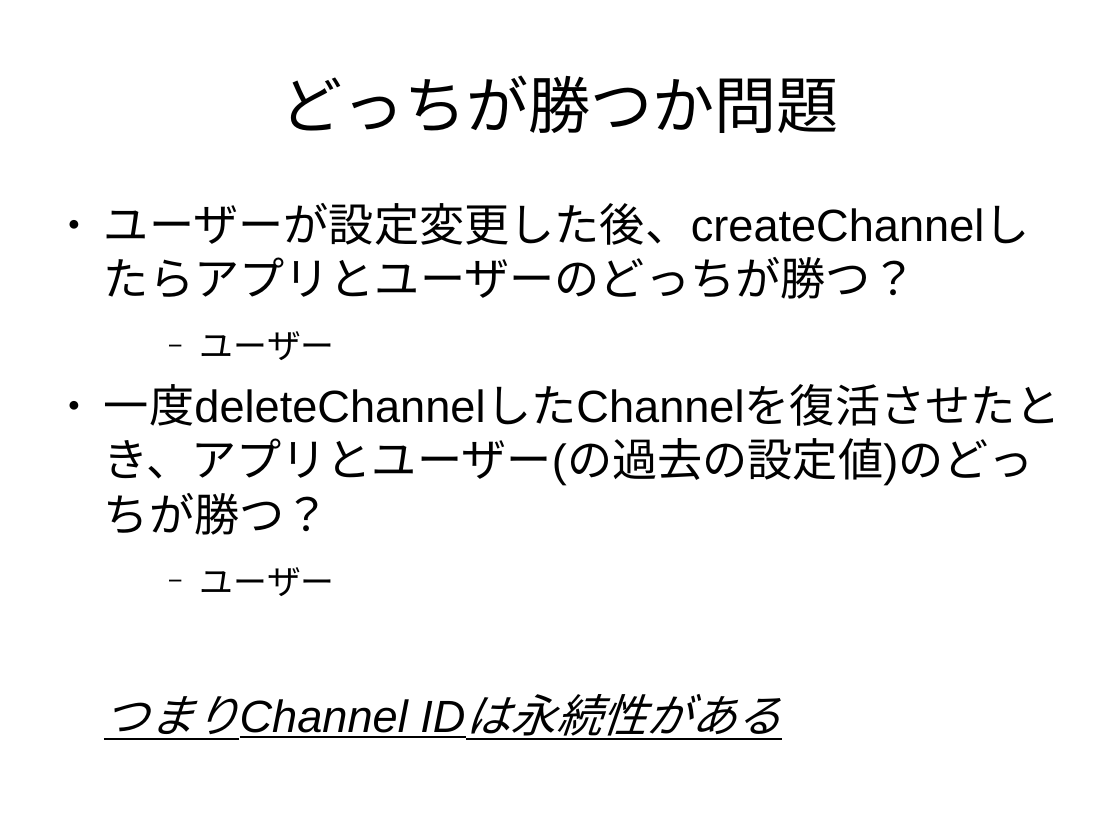
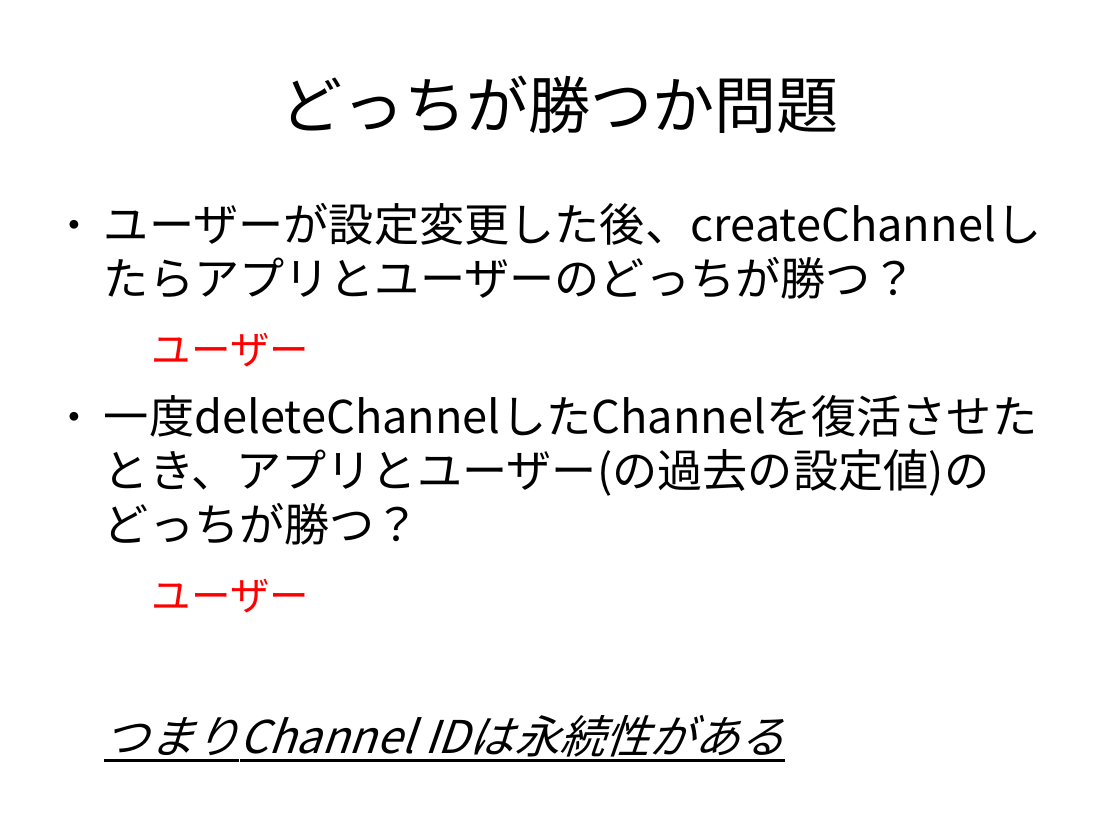
Before and after one commit to tmhouse/TestNotificationChannelSample, a slide deck: slide 7 of NotificationChannelについて.odp. Drawn at 1120x840 pixels with LibreOffice and Linux fonts; fonts in the diff are those of the drawing. Boxes give left, top, right and bottom in pixels: in the first picture for what was removed or moved away, otherwise in the second. Text is boxed around its words. In the diff, an @@ line names an element or a change of style, - is before the commit and + after.

```diff
--- a/NotificationChannelについて.odp
+++ b/NotificationChannelについて.odp
@@ text "ユーザーが設定変更した後、createChannelしたらアプリとユーザーのどっちが勝つ？" at [104, 203, 1041, 762]: font Arial to Noto Sans CJK JP; size 24 to 28 pt, text colour #000000 to #FF0000 in "ユーザー", "ユーザー"; bullet − to none; list level 3 to 2 in "ユーザー" @@
```
Also in this commit, not shown: 14 other slides changed, 5 slides added, 2 slides removed.
